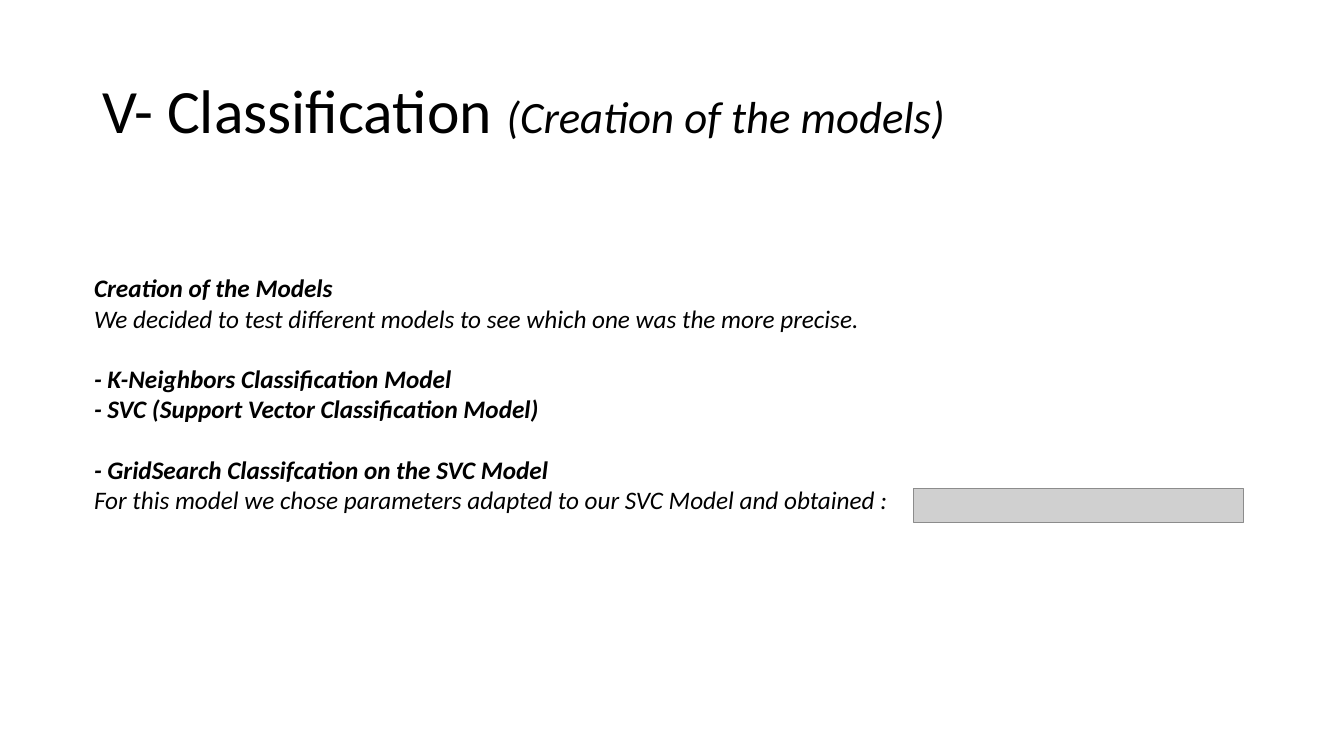
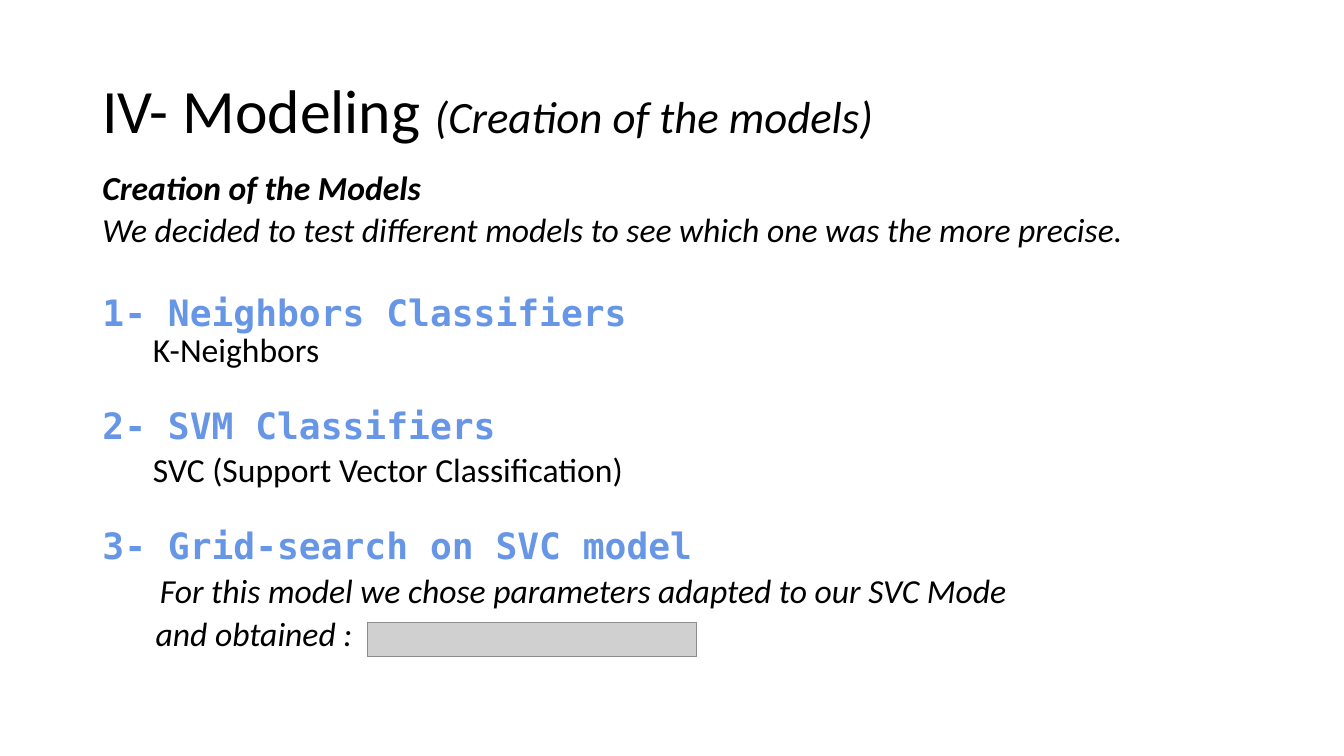
Before and after one commit to Leodespt/Projet_Python, a slide deck: slide 18 of Presentation_Python.pptx. Drawn at 1344x756 pixels with LibreOffice and Linux fonts; fonts in the diff are those of the drawing; grey boxes stand for pictures. Boxes give left, top, right and bottom in pixels: in the first picture for what was removed or moved away, otherwise in the second. Text is boxed around its words. In the diff, an @@ line names an element or a change of style, - is before the commit and + after.

```diff
--- a/Presentation_Python.pptx
+++ b/Presentation_Python.pptx
@@ title at box(102, 90, 873, 144): text changed @@
-V- Classification (Creation of the models)
+IV- Modeling (Creation of the models)
@@ text "Creation of the Models": place and size @@
-text "Creation of the Models" at box(94, 279, 874, 513)
+text "Creation of the Models" at box(102, 176, 1122, 647)
@@ text at box(102, 176, 1122, 248): size 18 to 24.1 pt in "Creation of the Models", "We decided to test different models to ..."; line spacing 1 to 0.7; more space between paragraphs @@
@@ text at box(102, 297, 1006, 647): text changed; size 18 to 24.1 pt; bold off; italic off @@
-- K-Neighbors Classification Model
-- SVC (Support Vector Classification Model)
-- GridSearch Classifcation on the SVC Model
-For this model we chose parameters adapted to our SVC Model and obtained :
+1- Neighbors Classifiers
+  K-Neighbors
+2- SVM Classifiers
+SVC (Support Vector Classification)
+3- Grid-search on SVC model
+For this model we chose parameters adapted to our SVC Mode
+and obtained :
@@ picture: place and size @@
-picture at box(913, 488, 1243, 522)
+picture at box(367, 623, 697, 657)
```
Also in this commit, not shown: 18 other slides changed, 2 slides added, 1 slide removed.
